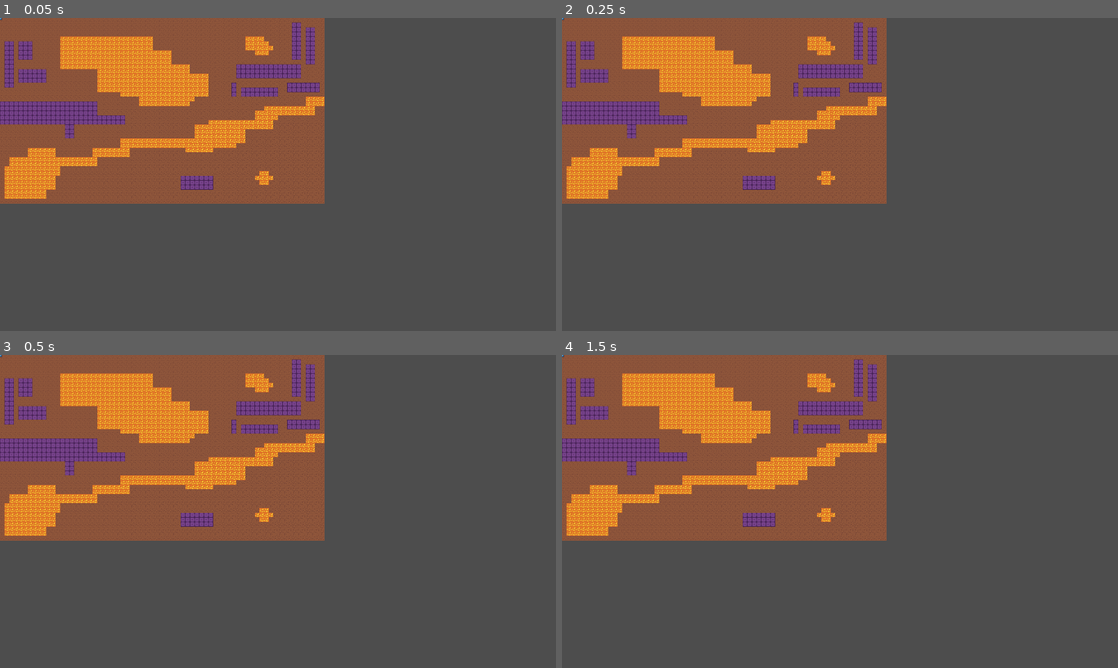
Above: before the commit, frames 1-4 (two rows, left to right).
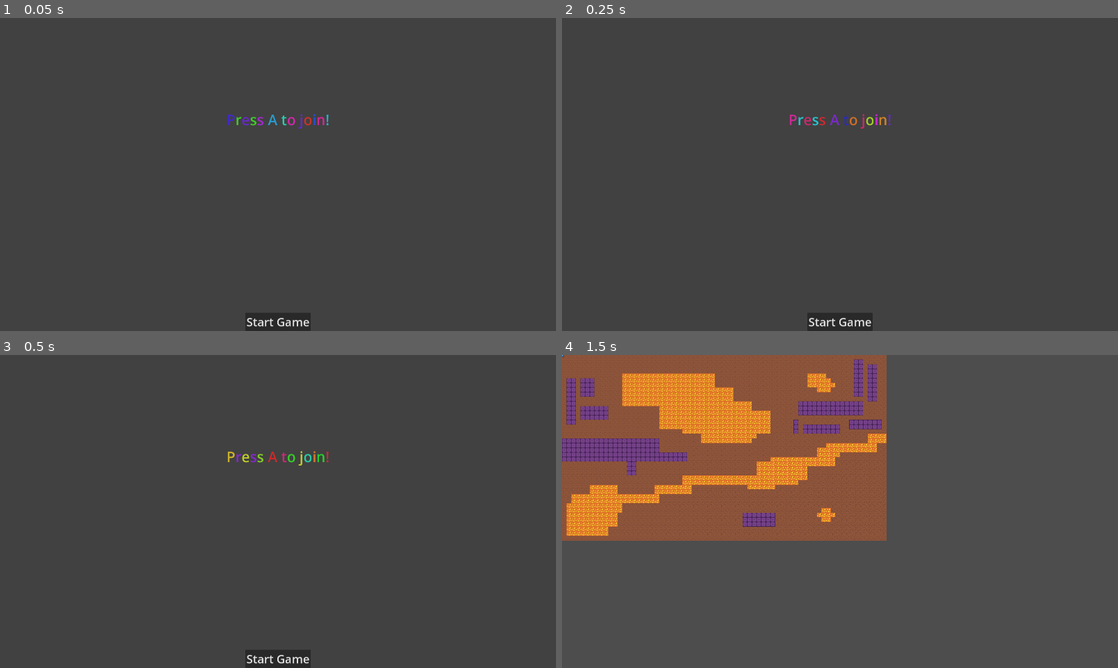
Above: after the commit, the same moments.

Repository: 45DegreeAngl/Sonnnday
Game: Godot game, scene res://Scenes/SceneManager.tscn
Same seed, same stepped clock (60 frames per second), same inputs: the game is played once before the commit and once after it. Before the commit the project starts from res://General/Levels/level_1.tscn. The engine's default icon, where the game draws it, is replaced by a stand-in: a white triangle on a blue panel in a dark square.
Inputs (mouse positions are in pixels of both pictures, inside the frame that each line leads up to):
- Up to frame 1 (0.05 s): no input
- Up to frame 2 (0.25 s): no input
- Up to frame 3 (0.5 s): no input
- Up to frame 4 (1.5 s): click (840, 658) at 0.5 s, where only the run after the commit has a clickable "Start Game"; tap Enter (Enter) at 1.25 s; move the mouse to (962, 495) at 1.27 s; hold Right (Right) from 1.28 s (still down); tap 0 (0) at 1.35 s; click (962, 495) at 1.42 s

The runs differ from the first frame. In frame 1, 35% of the frame differs, in the area x 0-60%, y 0-100%; in frame 2, 35%; in frame 3, 35%; in frame 4, nothing differs.

Commit message:
Start menu that actually does shit

Diff:
--- a/General/globals.gd
+++ b/General/globals.gd
@@ -1,6 +1,7 @@
 extends Node
 
 class_name globals
+var level1 : PackedScene = preload("res://General/Levels/level_1.tscn")
 
 var players : Array
 
--- /dev/null
+++ b/Scenes/SceneManager.tscn
@@ -0,0 +1,10 @@
+[gd_scene load_steps=2 format=3 uid="uid://d1fitrj8yrthu"]
+
+[ext_resource type="Script" path="res://Scenes/scene_manager.gd" id="1_6cbhp"]
+
+[node name="SceneManager" type="Node2D"]
+script = ExtResource("1_6cbhp")
+scenes = {
+"level1": "res://General/Levels/level_1.tscn",
+"menu": "res://UI/main_menu.tscn"
+}
--- /dev/null
+++ b/Scenes/scene_manager.gd
@@ -0,0 +1,25 @@
+extends Node2D
+
+@export var scenes: Dictionary
+
+# Called when the node enters the scene tree for the first time.
+func _ready() -> void:
+	change_scenes("menu")
+
+
+# Called every frame. 'delta' is the elapsed time since the previous frame.
+func _process(delta: float) -> void:
+	pass
+
+func change_scenes(scene_name: String):
+	var scene = scenes.get(scene_name)
+	if scene:
+		for child in get_children():
+			remove_child(child)
+		if(ResourceLoader.exists(scene)):
+			var instance : Node = ResourceLoader.load(scene).instantiate()
+			add_child(instance)
+		else:
+			push_warning("Error: Couldn't load scene from path " + scene)
+	else:
+		push_warning("Error: scene " + scene_name + " not found!")
--- a/UI/main_menu.gd
+++ b/UI/main_menu.gd
@@ -1,14 +1,13 @@
 extends Control
 
-@onready var playerLabel1 = $'PlayerLabels/PlayerLabel1'
-@onready var playerLabel2 = $'PlayerLabels/PlayerLabel2'
-@onready var playerLabel3 = $'PlayerLabels/PlayerLabel3'
-@onready var playerLabel4 = $'PlayerLabels/PlayerLabel4'
+@export var startButton : Button
 
 # Called when the node enters the scene tree for the first time.
 func _ready() -> void:
-	pass # Replace with function body.
+	startButton.pressed.connect(on_start_pressed)
 
+func on_start_pressed() -> void:
+	$'/root/SceneManager'.change_scenes("level1")
 
 # Called every frame. 'delta' is the elapsed time since the previous frame.
 func _process(delta: float) -> void:
--- a/UI/main_menu.tscn
+++ b/UI/main_menu.tscn
@@ -2,16 +2,23 @@
 
 [ext_resource type="Script" path="res://UI/main_menu.gd" id="1_owqld"]
 
-[node name="Main Menu" type="Control"]
+[node name="Main Menu" type="Node2D"]
+
+[node name="Main Menu" type="Control" parent="." node_paths=PackedStringArray("startButton")]
+custom_minimum_size = Vector2(1920, 1080)
 layout_mode = 3
 anchors_preset = 15
 anchor_right = 1.0
 anchor_bottom = 1.0
+offset_right = 1920.0
+offset_bottom = 1080.0
 grow_horizontal = 2
 grow_vertical = 2
 script = ExtResource("1_owqld")
+startButton = NodePath("StartButton")
+metadata/_edit_use_anchors_ = true
 
-[node name="ColorRect" type="ColorRect" parent="."]
+[node name="ColorRect" type="ColorRect" parent="Main Menu"]
 layout_mode = 1
 anchors_preset = 15
 anchor_right = 1.0
@@ -20,7 +27,7 @@
 grow_vertical = 2
 color = Color(0.255659, 0.255659, 0.255659, 1)
 
-[node name="JoinLabel" type="RichTextLabel" parent="."]
+[node name="JoinLabel" type="RichTextLabel" parent="Main Menu"]
 layout_mode = 1
 anchors_preset = 14
 anchor_top = 0.5
@@ -35,7 +42,7 @@
 text = "[center][rainbow]Press A to join![/rainbow][/center]"
 fit_content = true
 
-[node name="PlayerLabels" type="VBoxContainer" parent="."]
+[node name="PlayerLabels" type="VBoxContainer" parent="Main Menu"]
 layout_mode = 1
 anchors_preset = 14
 anchor_top = 0.5
@@ -46,7 +53,7 @@
 grow_horizontal = 2
 grow_vertical = 2
 
-[node name="PlayerLabel1" type="RichTextLabel" parent="PlayerLabels"]
+[node name="PlayerLabel1" type="RichTextLabel" parent="Main Menu/PlayerLabels"]
 visible = false
 layout_mode = 2
 theme_override_font_sizes/normal_font_size = 50
@@ -54,7 +61,7 @@
 text = "[center][rainbow]Player 1[/rainbow][/center]"
 fit_content = true
 
-[node name="PlayerLabel2" type="RichTextLabel" parent="PlayerLabels"]
+[node name="PlayerLabel2" type="RichTextLabel" parent="Main Menu/PlayerLabels"]
 visible = false
 layout_mode = 2
 theme_override_font_sizes/normal_font_size = 50
@@ -62,7 +69,7 @@
 text = "[center][rainbow]Player 2[/rainbow][/center]"
 fit_content = true
 
-[node name="PlayerLabel3" type="RichTextLabel" parent="PlayerLabels"]
+[node name="PlayerLabel3" type="RichTextLabel" parent="Main Menu/PlayerLabels"]
 visible = false
 layout_mode = 2
 theme_override_font_sizes/normal_font_size = 50
@@ -70,10 +77,25 @@
 text = "[center][rainbow]Player 3[/rainbow][/center]"
 fit_content = true
 
-[node name="PlayerLabel4" type="RichTextLabel" parent="PlayerLabels"]
+[node name="PlayerLabel4" type="RichTextLabel" parent="Main Menu/PlayerLabels"]
 visible = false
 layout_mode = 2
 theme_override_font_sizes/normal_font_size = 50
 bbcode_enabled = true
 text = "[center][rainbow]Player 4[/rainbow][/center]"
 fit_content = true
+
+[node name="StartButton" type="Button" parent="Main Menu"]
+layout_mode = 1
+anchors_preset = 7
+anchor_left = 0.5
+anchor_top = 1.0
+anchor_right = 0.5
+anchor_bottom = 1.0
+offset_left = -58.5
+offset_top = -36.0
+offset_right = 58.5
+grow_horizontal = 2
+grow_vertical = 0
+theme_override_font_sizes/font_size = 40
+text = "Start Game"
--- a/project.godot
+++ b/project.godot
@@ -11,7 +11,7 @@
 [application]
 
 config/name="Sonnnday"
-run/main_scene="res://General/Levels/level_1.tscn"
+run/main_scene="res://Scenes/SceneManager.tscn"
 config/features=PackedStringArray("4.3", "Forward Plus")
 config/icon="res://icon.svg"
 
@@ -72,7 +72,7 @@
 "events": [Object(InputEventJoypadMotion,"resource_local_to_scene":false,"resource_name":"","device":1,"axis":0,"axis_value":1.0,"script":null)
 ]
 }
-"script:null)]}move_down_p2"={
+move_down_p2={
 "deadzone": 0.5,
 "events": [Object(InputEventJoypadMotion,"resource_local_to_scene":false,"resource_name":"","device":1,"axis":1,"axis_value":1.0,"script":null)
 ]
